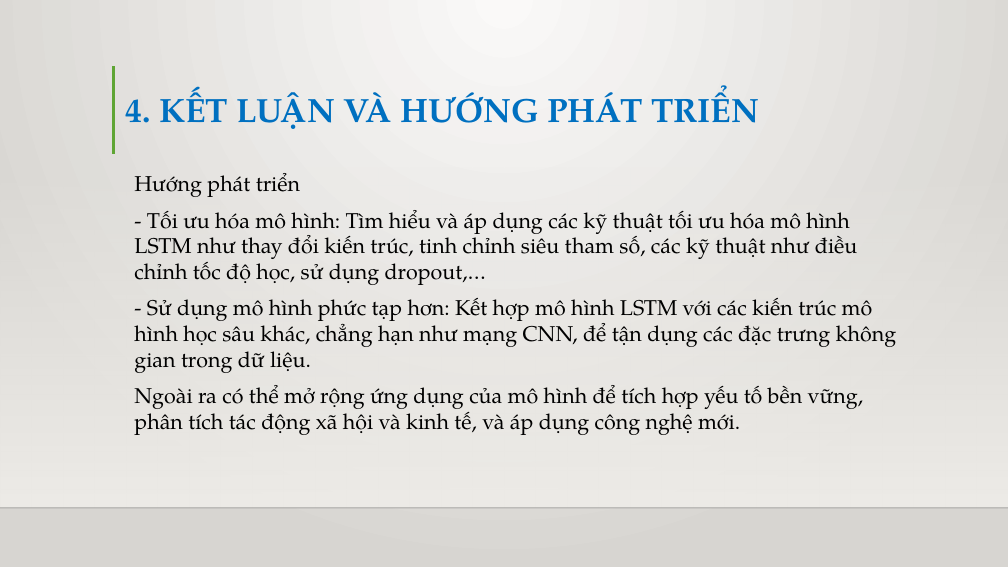
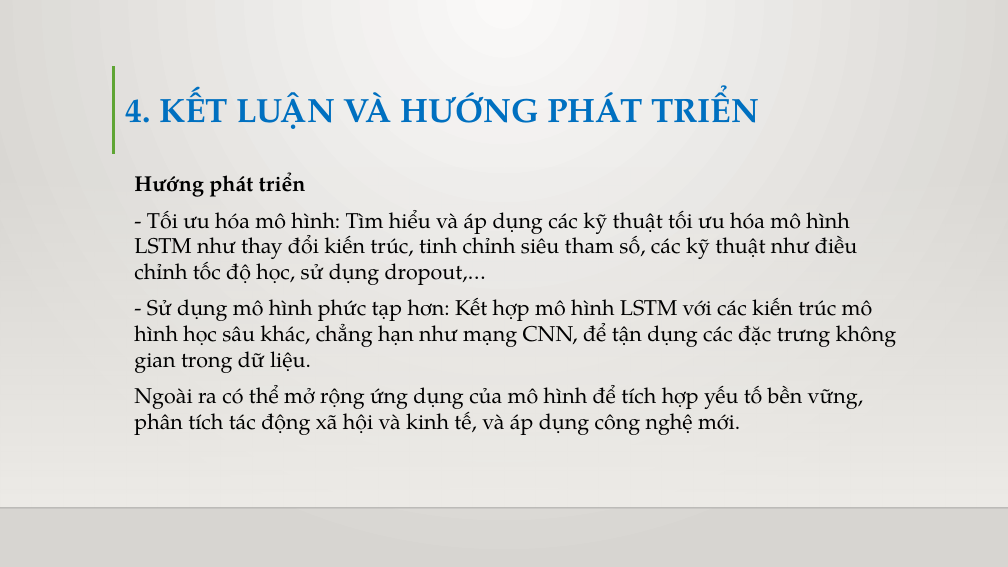
Before and after one commit to truyenda20ttb/cn-da20ttb-lethanhtruyen-lstm-python, a slide deck: slide 34 of thesis/abs/BÁO CÁO ĐỒ ÁN CHUYÊN NGÀNH.pptx. Drawn at 1008x567 pixels with LibreOffice and Linux fonts; fonts in the diff are those of the drawing; background and template pictures are left out. Boxes give left, top, right and bottom in pixels: in the first picture for what was removed or moved away, otherwise in the second. Text is boxed around its words. In the diff, an @@ line names an element or a change of style, - is before the commit and + after.

```diff
--- a/thesis/abs/BÁO CÁO ĐỒ ÁN CHUYÊN NGÀNH.pptx
+++ b/thesis/abs/BÁO CÁO ĐỒ ÁN CHUYÊN NGÀNH.pptx
@@ text at <box>134,172,306,197</box>: bold on in "Hướng phát triển" @@
```
Also in this commit, not shown: 16 other slides changed, 2 slides added, 2 slides removed.
